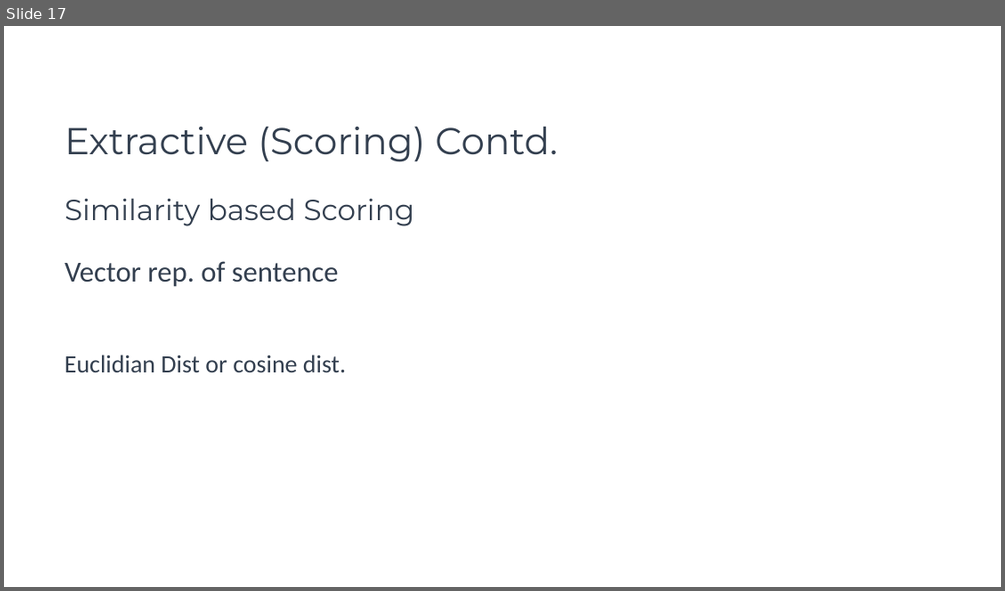
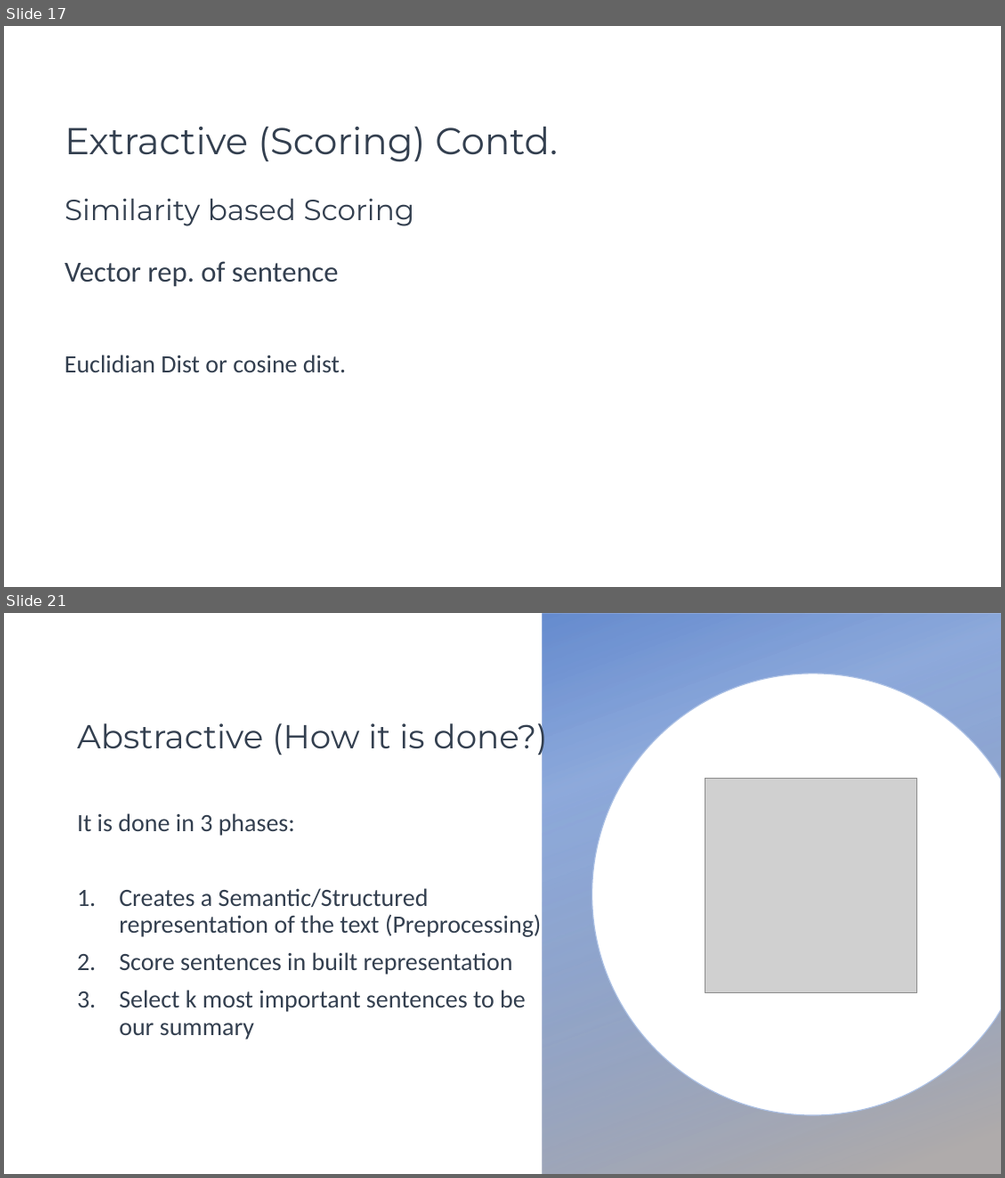
Before and after one commit to mhserry/F21AA, a slide deck: CW2/Text Summarization.pptx. Shown one above the other, each under a label of ours: slide 17 before the commit, slides 17 and 21 after it; the slides between them are not shown. The pictures are 1005x591 and 1005x1178 pixels, drawn with LibreOffice and Linux fonts; fonts in the diff are those of the drawing; grey boxes stand for pictures; background and template pictures are left out. Boxes give left, top, right and bottom in pixels: in the first picture for what was removed or moved away, otherwise in the second. Text is boxed around its words. In the diff, an @@ line names an element or a change of style, - is before the commit and + after.

```diff
--- a/CW2/Text Summarization.pptx
+++ b/CW2/Text Summarization.pptx
@@ slide 21 added at bbox=[4, 613, 1001, 1174], background picture (left out) @@
@@ rectangle added at bbox=[542, 613, 1001, 1174], fill gradient #4472C4 to #AFABAB @@
@@ freeform shape added at bbox=[591, 674, 1001, 1116], fill #FFFFFF, outline #C5C3C3 1 pt @@
@@ title added at bbox=[77, 716, 547, 756], 32 pt, text #333F50 @@
+Abstractive (How it is done?)
@@ picture added at bbox=[705, 779, 917, 992] @@
@@ text added at bbox=[77, 813, 541, 1039], 24 pt, text #333F50 @@
+It is done in 3 phases:
+1. Creates a Semantic/Structured representation of the text (Preprocessing)
+2. Score sentences in built representation
+3. Select k most important sentences to be our summary
```
Also in this commit, not shown: 2 slides changed, 1 other file.
